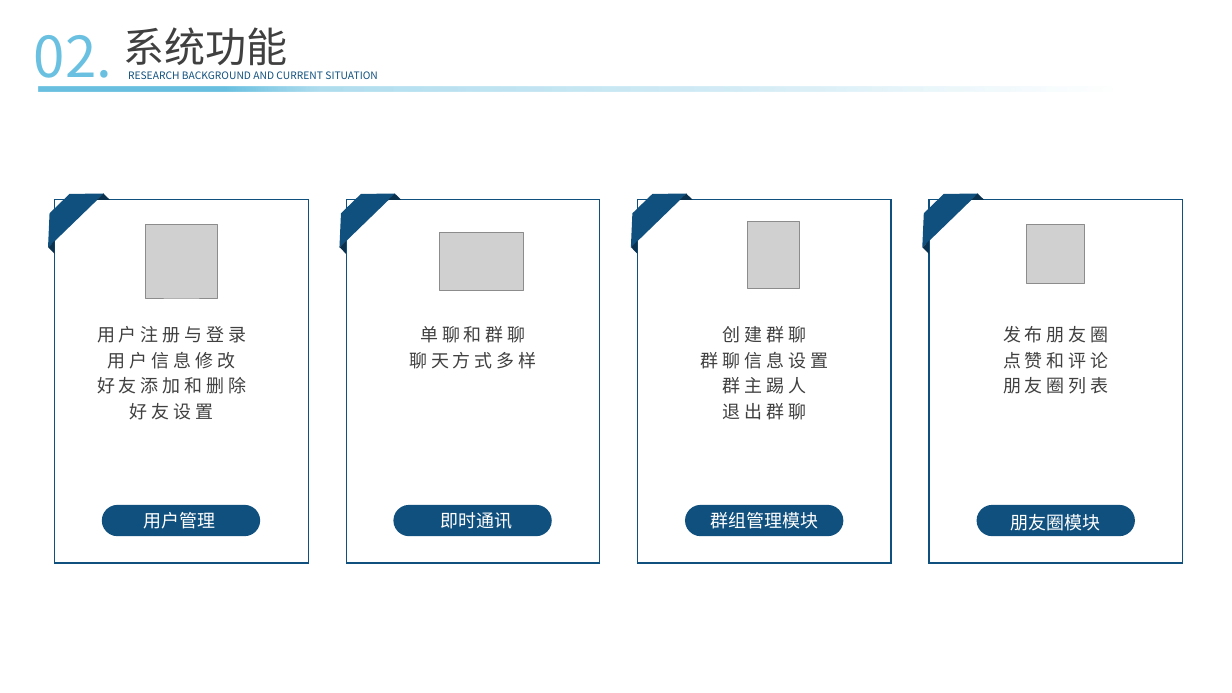
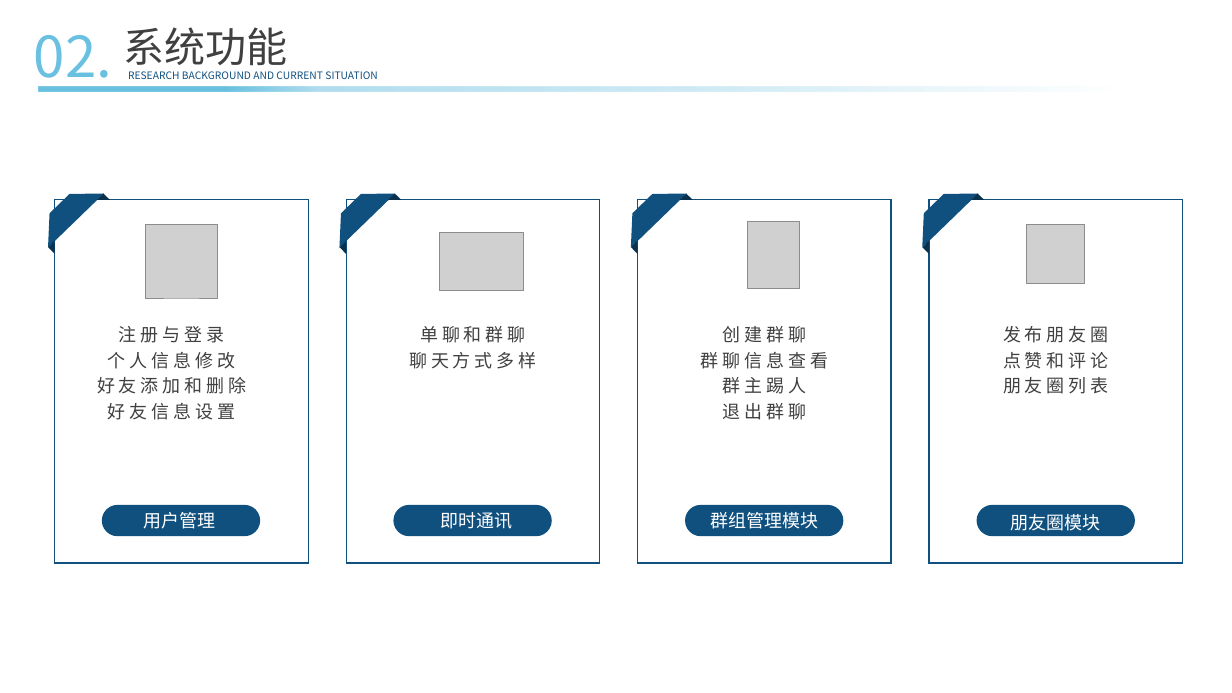
Before and after one commit to ConsoleLZ/chat-app, a slide deck: slide 9 of 毕业论文/毕业答辩(系统开发）.pptx. Drawn at 1232x693 pixels with LibreOffice and Linux fonts; fonts in the diff are those of the drawing; grey boxes stand for pictures. Boxes give left, top, right and bottom in pixels: in the first picture for what was removed or moved away, otherwise in the second. Text is boxed around its words. In the diff, an @@ line names an element or a change of style, - is before the commit and + after.

Commit message:
fix

```diff
--- a/毕业论文/毕业答辩(系统开发）.pptx
+++ b/毕业论文/毕业答辩(系统开发）.pptx
@@ text at [108,326,235,369]: text changed @@
-用户注册与登录
-用户信息修改
+注册与登录
+个人信息修改
@@ text at [701,352,828,369]: text changed @@
-群聊信息设置
+群聊信息查看
@@ text at [108,403,235,420]: text changed @@
-好友设置
+好友信息设置
```
